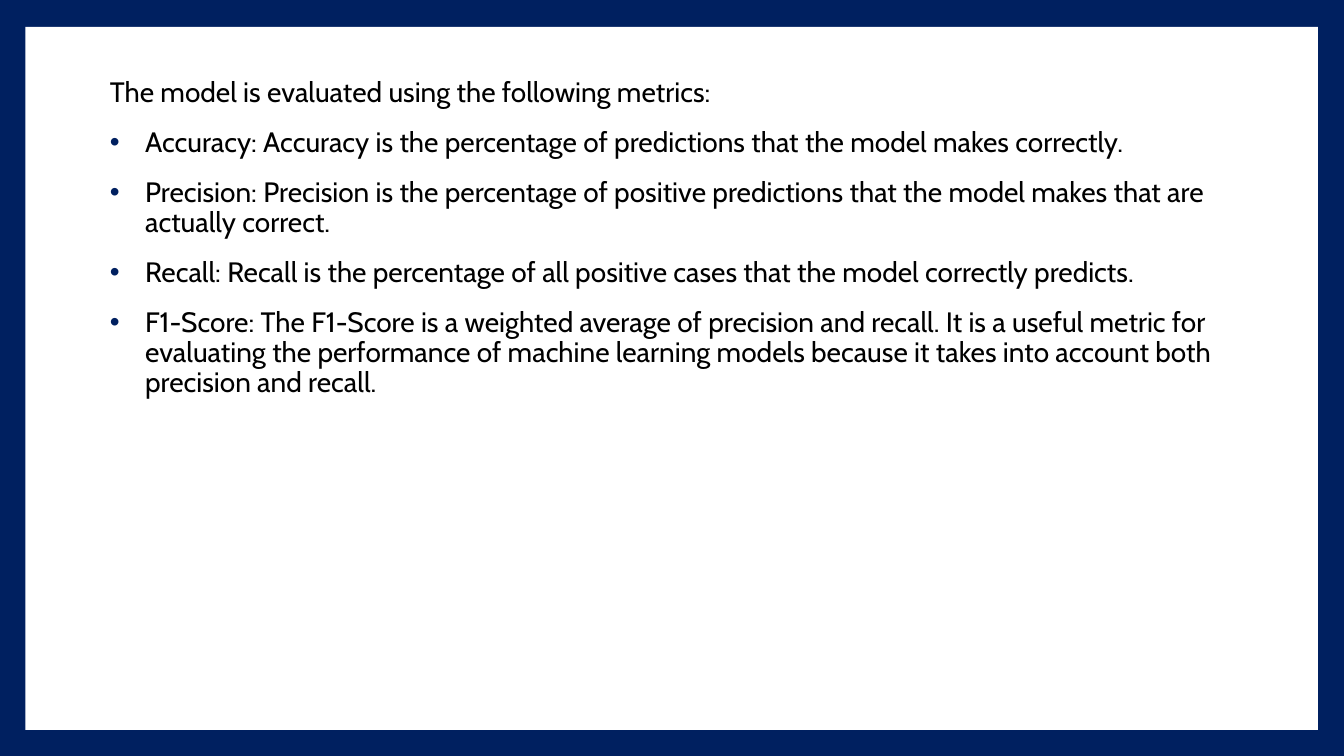
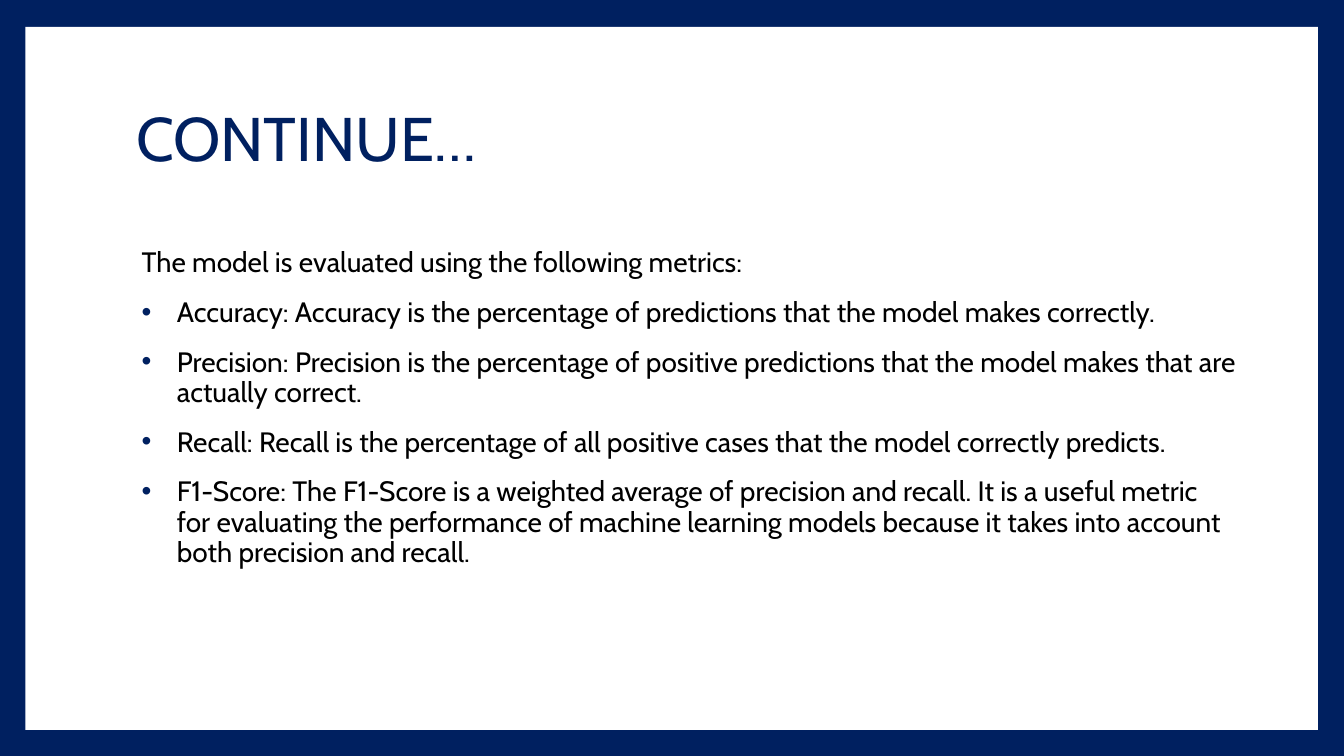
Before and after one commit to hassanarif1231/mphildata, a slide deck: slide 19 of Defence_Thesis.pptx (slide 16 before the commit). Drawn at 1344x756 pixels with LibreOffice and Linux fonts; fonts in the diff are those of the drawing. Boxes give left, top, right and bottom in pixels: in the first picture for what was removed or moved away, otherwise in the second. Text is boxed around its words. In the diff, an @@ line names an element or a change of style, - is before the commit and + after.

```diff
--- a/Defence_Thesis.pptx
+++ b/Defence_Thesis.pptx
@@ title added at [136, 117, 476, 162], 44 pt, text #002060 @@
+CONTINUE…
@@ text "The model is evaluated using ..." rewrapped from [110, 81, 1210, 399] to [142, 251, 1235, 568] @@
```
Also in this commit, not shown: 7 other slides changed, 9 slides added, 6 slides removed.
